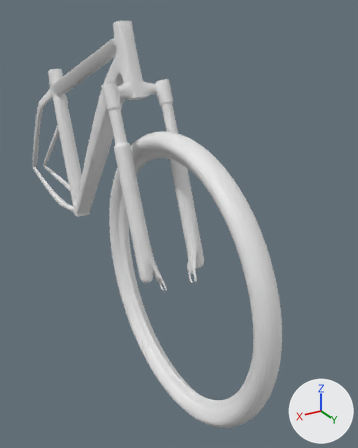
An edit to the Blender file Bicycle - Frog Panther/bicycle.blend, drawn before and after from the same camera.
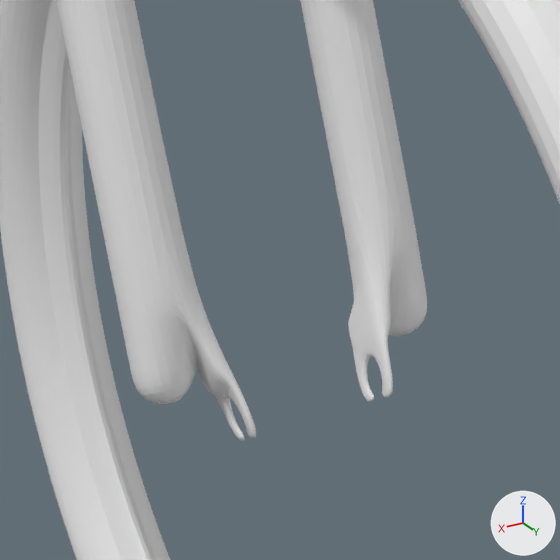
There are two pictures of each version: one from a 50 mm lens placed at (1.09, 3.001, 0.82), pointed at (-0.061, 1.082, -0.139), one close up on the part from 31% to 65% of the width and 44% to 71% of the height. Arrows for +X, +Y and +Z are at lower right; the lights stay in place.

The older version as bpy lines, for what is in view:
```python
me_circle = bpy.data.meshes.new('Circle')
me_circle.from_pydata(...)  # 180 vertices, 144 faces; spans x -0.739..0.739, y -0.75..0.728, z 0.0..0.074
me_cube_001 = bpy.data.meshes.new('Cube.001')
me_cube_001.from_pydata(...)  # 276 vertices, 259 faces; spans x 0.0..0.18, y -1.16..1.22, z -0.51..0.78
ob_circle = bpy.data.objects.new('Circle', me_circle)
ob_circle.location = (-0.004, 1.171, -0.395)
ob_circle.rotation_euler = (0.0, 1.571, 0.0)  # degrees (0, 90, 0)
_m = ob_circle.modifiers.new('Mirror', 'MIRROR')
_m.use_axis = (False, False, True)
_m.use_clip = True
_m = ob_circle.modifiers.new('Subdivision', 'SUBSURF')
_m.levels = 2
ob_frame = bpy.data.objects.new('Frame', me_cube_001)
ob_frame.location = (0.0, 0.0, 0.0)
_m = ob_frame.modifiers.new('Mirror', 'MIRROR')
_m.use_clip = True
_m = ob_frame.modifiers.new('Subdivision', 'SUBSURF')
_m.levels = 2
```
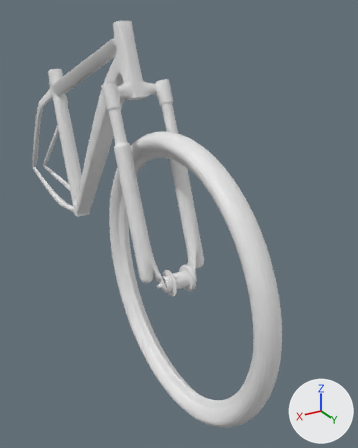
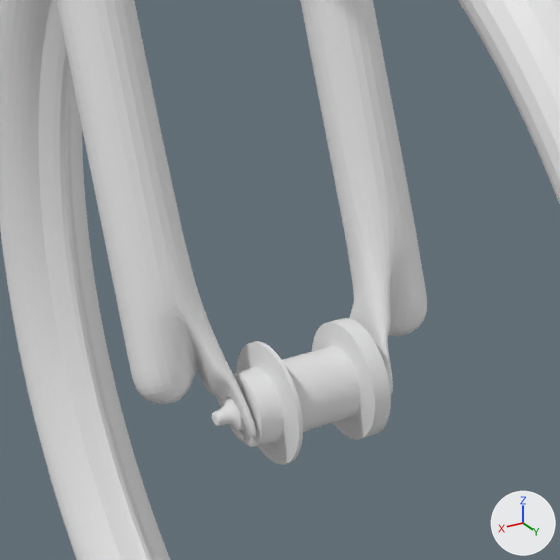
Location of each change, (x1, y1, x2, y2) in pixels of the close-ups (560 x 560 px):
'Circle', reshaped, modifiers changed
    both: (0, 0, 560, 560)
part 1 of me_circle, added
    after: (212, 318, 391, 465)

What the commit changed:
me_circle is used by ob_circle; location (-0.004, 1.171, -0.395); rotation (0.0, 1.571, 0.0), in degrees (0, 90, 0).
me_circle had 180 vertices, 144 faces and spanned x -0.739..0.739, y -0.75..0.728, z 0.0..0.074.
me_circle now has 896 vertices, 866 faces and spans x -0.739..0.739, y -0.75..0.728, z -0.099..0.116.
me_circle part 1: a new loose piece of 608 vertices spanning x -0.067..0.067, y -0.067..0.067, z -0.099..0.116.
Object 'Circle' (ob_circle) loses its MIRROR modifier named 'Mirror'.
Modifier setting removed (it was use_axis = (False, False, True)).
Modifier setting removed (it was use_clip = True).
